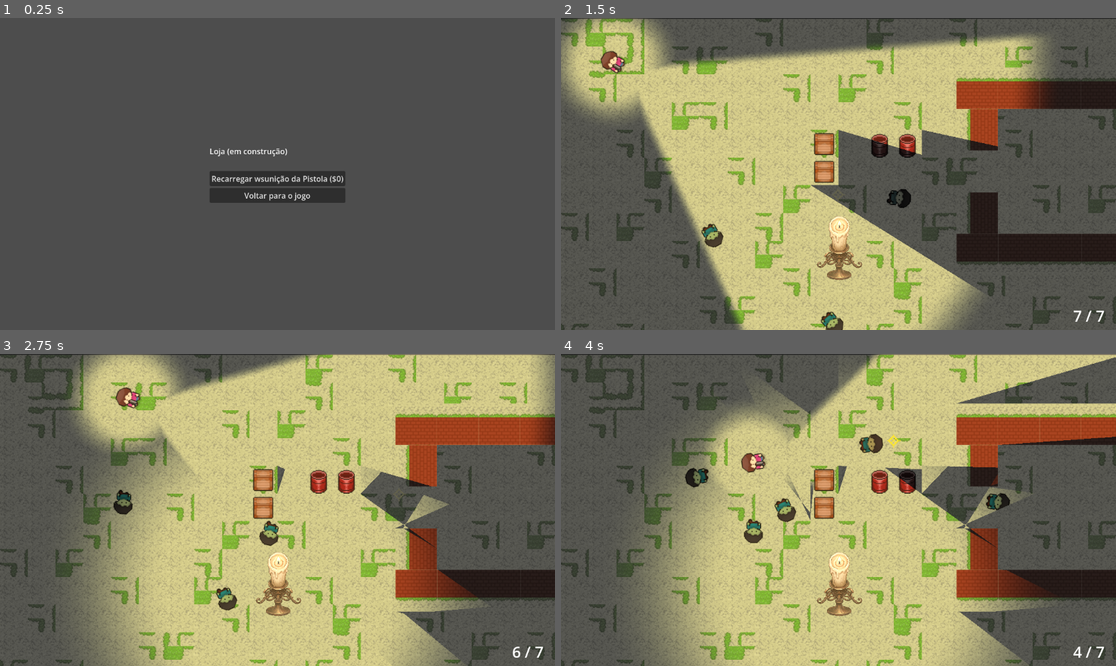
Above: before the commit, frames 1-4 (two rows, left to right).
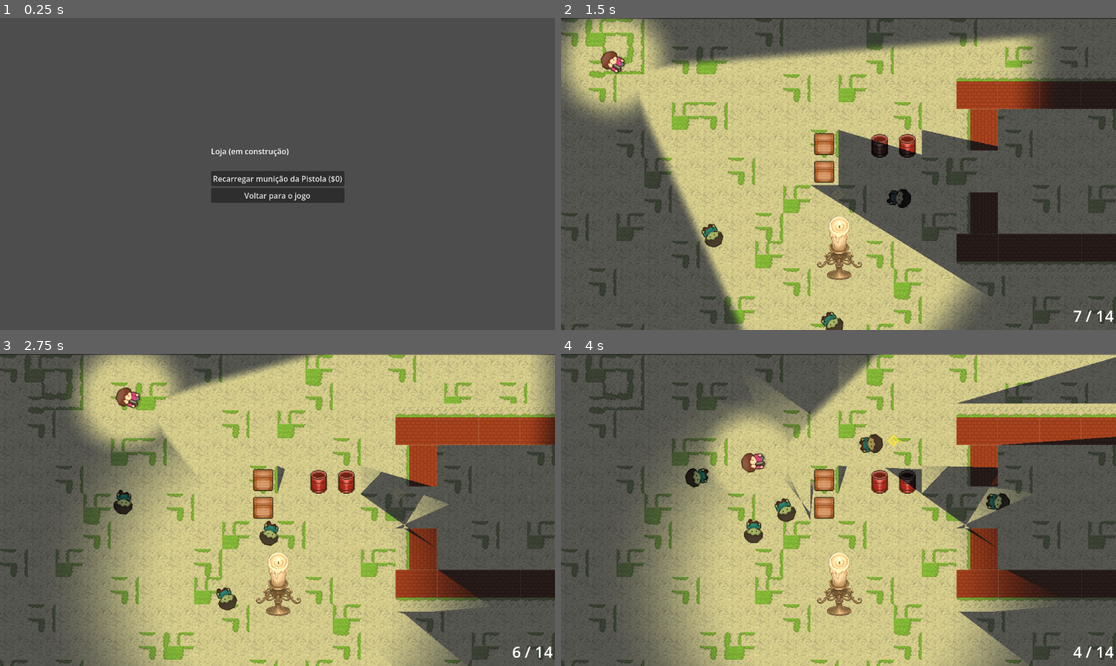
Above: after the commit, the same moments.

Repository: ClaudersonXavier/faculandia
Game: Godot game, scene res://scenes/loja.tscn
The game is run twice, just before and just after one commit, with the same random seed, the same clock (stepped at 60 frames per second) and the same inputs. This scene is started directly instead of the project's main scene.
Inputs (mouse positions are in pixels of both pictures, inside the frame that each line leads up to):
- Up to frame 1 (0.25 s): no input
- Up to frame 2 (1.5 s): click "Recarregar wsunição da Pistol…" (after the commit: "Recarregar munição da Pistola…") at 0.5 s; click "Voltar para o jogo" at 1.25 s
- Up to frame 3 (2.75 s): tap Enter at 2 s; move the mouse to (399, 494) at 2.02 s; hold Right (ui_right) from 2.03 s (still down); click (399, 494) at 2.1 s
- Up to frame 4 (4 s): move the mouse to (727, 525) at 2.77 s; release Right (ui_right) at 2.78 s; hold Down (ui_down) 2.78-3.53 s; click (727, 525) at 2.85 s; move the mouse to (894, 441) at 3.52 s; hold Right (ui_right) from 3.53 s (still down); tap Z at 3.6 s; click (894, 441) at 3.8 s

The runs differ from the first frame. In frame 1, 0.5% of the frame differs, in the area x 37-63%, y 41-60%; in frame 2, less than 0.1%; in frame 3, less than 0.1%; in frame 4, less than 0.1%.

Commit message:
feat: adicioanar  munição total, e recarregamento na loja

Diff:
--- a/scenes/loja.tscn
+++ b/scenes/loja.tscn
@@ -33,10 +33,17 @@
 
 [node name="RecarregarMunicaoPistola" type="Button" parent="VBoxContainer" unique_id=771715366]
 layout_mode = 2
-text = "Recarregar wsunição da Pistola ($0)"
+text = "Recarregar munição da Pistola ($0)"
 
 [node name="VoltarAoJogo" type="Button" parent="VBoxContainer" unique_id=24348053]
 layout_mode = 2
 text = "Voltar para o jogo"
 
+[node name="ConfirmarPartidaSemReabastecer" type="ConfirmationDialog" parent="." unique_id=1797743046]
+unique_name_in_owner = true
+ok_button_text = "Partir"
+dialog_text = "Certeza que vai partir sem reabastecer a munição?"
+
+[connection signal="pressed" from="VBoxContainer/RecarregarMunicaoPistola" to="." method="_on_recarregar_pressed"]
 [connection signal="pressed" from="VBoxContainer/VoltarAoJogo" to="." method="_on_button_pressed"]
+[connection signal="confirmed" from="ConfirmarPartidaSemReabastecer" to="." method="_on_confirmation_dialog_confirmed"]
--- a/scripts/game_state.gd
+++ b/scripts/game_state.gd
@@ -1,3 +1,7 @@
 extends Node
 
 var voltando_da_loja: bool = false
+var municao_reserva: int = 14
+var municao_reserva_maxima: int = 14
+var municao_pente: int = 7
+var recarregar_arma_ao_voltar: bool = false
--- a/scripts/hud.gd
+++ b/scripts/hud.gd
@@ -9,6 +9,6 @@
 	if not weapon:
 		return
 
-	ammo_label.text = str(weapon.current_ammo) + " / " + str(weapon.magazine_size)
+	ammo_label.text = str(weapon.current_ammo) + " / " + str(GameState.municao_reserva)
 	reload_label.text = "Recarregando..."
 	reload_label.visible = weapon.is_reloading
--- a/scripts/loja.gd
+++ b/scripts/loja.gd
@@ -1,5 +1,21 @@
 extends Control
 
+@onready var dialog: ConfirmationDialog = %ConfirmarPartidaSemReabastecer
+
 func _on_button_pressed() -> void:
+	if GameState.municao_pente < 7 or GameState.municao_reserva < GameState.municao_reserva_maxima:
+		dialog.popup_centered()
+	else:
+		_voltar_pro_jogo()
+
+func _on_recarregar_pressed() -> void:
+	GameState.municao_pente = 7
+	GameState.municao_reserva = GameState.municao_reserva_maxima
+
+
+func _voltar_pro_jogo() -> void:
 	GameState.voltando_da_loja = true
 	get_tree().change_scene_to_file("res://scenes/cena_principal.tscn")
+
+func _on_confirmation_dialog_confirmed() -> void:
+	_voltar_pro_jogo()
--- a/scripts/weapon.gd
+++ b/scripts/weapon.gd
@@ -21,7 +21,7 @@
 
 
 func _ready() -> void:
-	current_ammo = magazine_size
+	current_ammo = GameState.municao_pente
 
 
 func shoot(aim_direction: Vector2, aim_angle: float) -> void:
@@ -31,6 +31,7 @@
 	if current_ammo <= 0 or is_reloading:
 		return
 	current_ammo -= 1
+	GameState.municao_pente = current_ammo;
 
 	can_fire = false
 
@@ -57,7 +58,13 @@
 func reload() -> void:
 	if is_reloading or current_ammo == magazine_size:
 		return
+	var faltando := magazine_size - current_ammo
+	var pegar := mini(faltando, GameState.municao_reserva)
+	if pegar <= 0:
+		return
 	is_reloading = true
 	await get_tree().create_timer(reload_time).timeout
-	current_ammo = magazine_size
+	current_ammo += pegar
+	GameState.municao_pente = current_ammo
+	GameState.municao_reserva -= pegar
 	is_reloading = false
